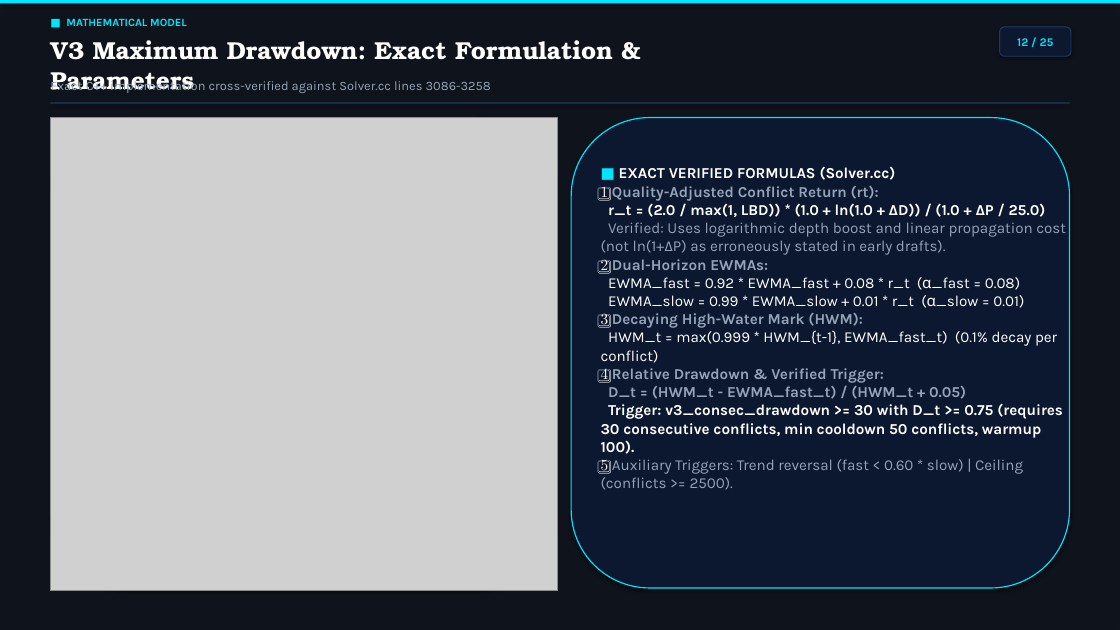
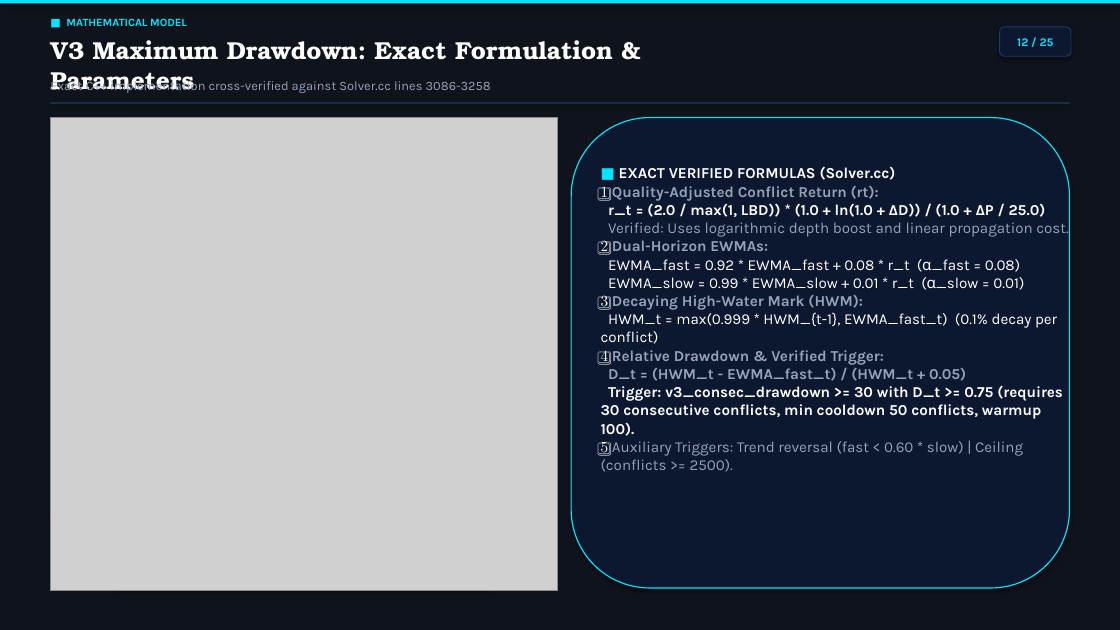
Before and after one commit to JamesBond-crypto/Adaptive-Restart-Nogood-Management-CDCL-SAT, a slide deck: slide 11 of Final_Presentation.pptx (slide 12 before the commit). Drawn at 1120x630 pixels with LibreOffice and Linux fonts; fonts in the diff are those of the drawing; grey boxes stand for pictures; background and template pictures are left out; a plain dark background stands for a picture behind light text. Boxes give left, top, right and bottom in pixels: in the first picture for what was removed or moved away, otherwise in the second. Text is boxed around its words. In the diff, an @@ line names an element or a change of style, - is before the commit and + after.

```diff
--- a/Final_Presentation.pptx
+++ b/Final_Presentation.pptx
@@ text at [608, 222, 1068, 237]: text changed @@
-Verified: Uses logarithmic depth boost and linear propagation cost (not ln(1+ΔP) as erroneously stated in early drafts).
+Verified: Uses logarithmic depth boost and linear propagation cost.
```
Also in this commit, not shown: 4 other slides changed, 2 slides removed, 10 other files.
